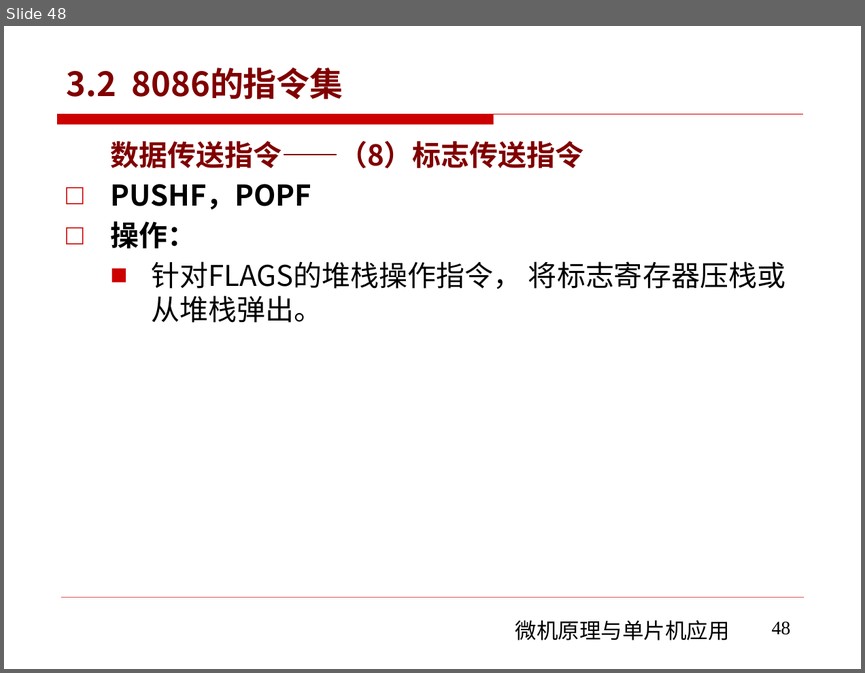
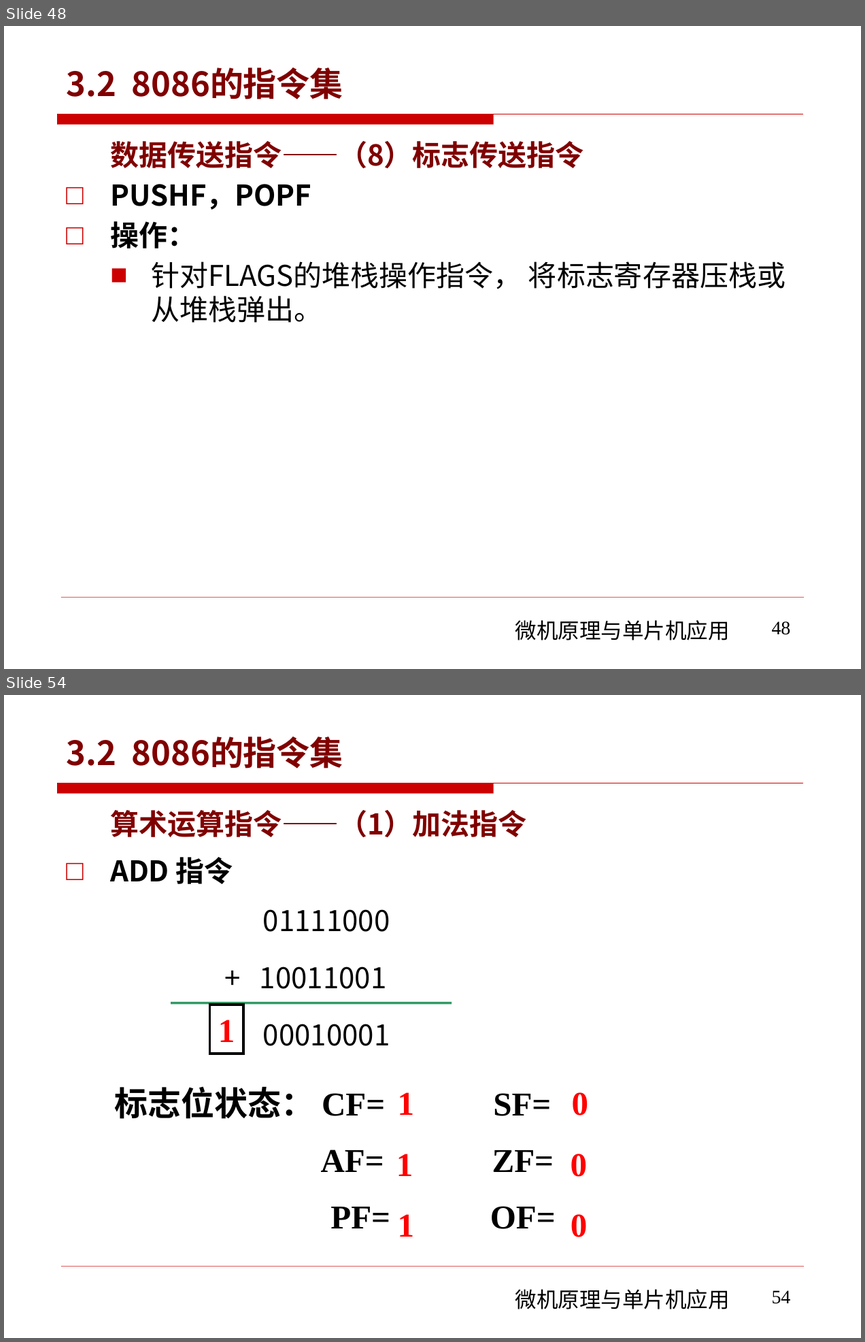
Before and after one commit to rshouc/Microcomputer, a slide deck: PPT/The Principle of Microcomputer/第三章 微机原理（8086的指令系统-指令集).pptx. Shown one above the other, each under a label of ours: slide 48 before the commit, slides 48 and 54 after it; the slides between them are not shown. The pictures are 865x673 and 865x1342 pixels, drawn with LibreOffice and Linux fonts; fonts in the diff are those of the drawing; background and template pictures are left out. Boxes give left, top, right and bottom in pixels: in the first picture for what was removed or moved away, otherwise in the second. Text is boxed around its words. In the diff, an @@ line names an element or a change of style, - is before the commit and + after.

```diff
--- a/PPT/The Principle of Microcomputer/第三章 微机原理（8086的指令系统-指令集).pptx
+++ b/PPT/The Principle of Microcomputer/第三章 微机原理（8086的指令系统-指令集).pptx
@@ slide 54 added at [4, 695, 861, 1338], background #FFFFFF; not listed: 3 template elements that a slide beside it also shows @@
@@ title added at [67, 736, 343, 768], 28 pt, text #800000, bold @@
+3.2 8086的指令集
@@ text added at [110, 810, 527, 884], 24 pt, text #800000, bold @@
+算术运算指令——（1）加法指令
+□ ADD 指令
@@ text added at [260, 909, 390, 1046], 24 pt, text #000000 @@
+01111000
++ 10011001
+00010001
@@ line added from (172, 1002) to (450, 1002), #339966 2 pt @@
@@ rectangle added at [209, 1004, 243, 1053], outline #000000 2 pt, 28 pt, text #FF0000, bold @@
+1
@@ text added at [114, 1086, 555, 1229], 28 pt, text #000000, bold @@
+标志位状态： CF= SF=
+AF= ZF=
+PF= OF=
@@ text added at [398, 1092, 415, 1115], 28 pt, text #FF0000, bold @@
+1
@@ text added at [572, 1092, 589, 1115], 28 pt, text #FF0000, bold @@
+0
@@ text added at [396, 1153, 413, 1176], 28 pt, text #FF0000, bold @@
+1
@@ text added at [570, 1153, 587, 1176], 28 pt, text #FF0000, bold @@
+0
@@ text added at [398, 1214, 415, 1236], 28 pt, text #FF0000, bold @@
+1
@@ text added at [570, 1214, 587, 1237], 28 pt, text #FF0000, bold @@
+0
@@ page number added at [772, 1290, 791, 1304], 16 pt, text #000000 @@
+54
```
Also in this commit, not shown: 111 other slides added.
